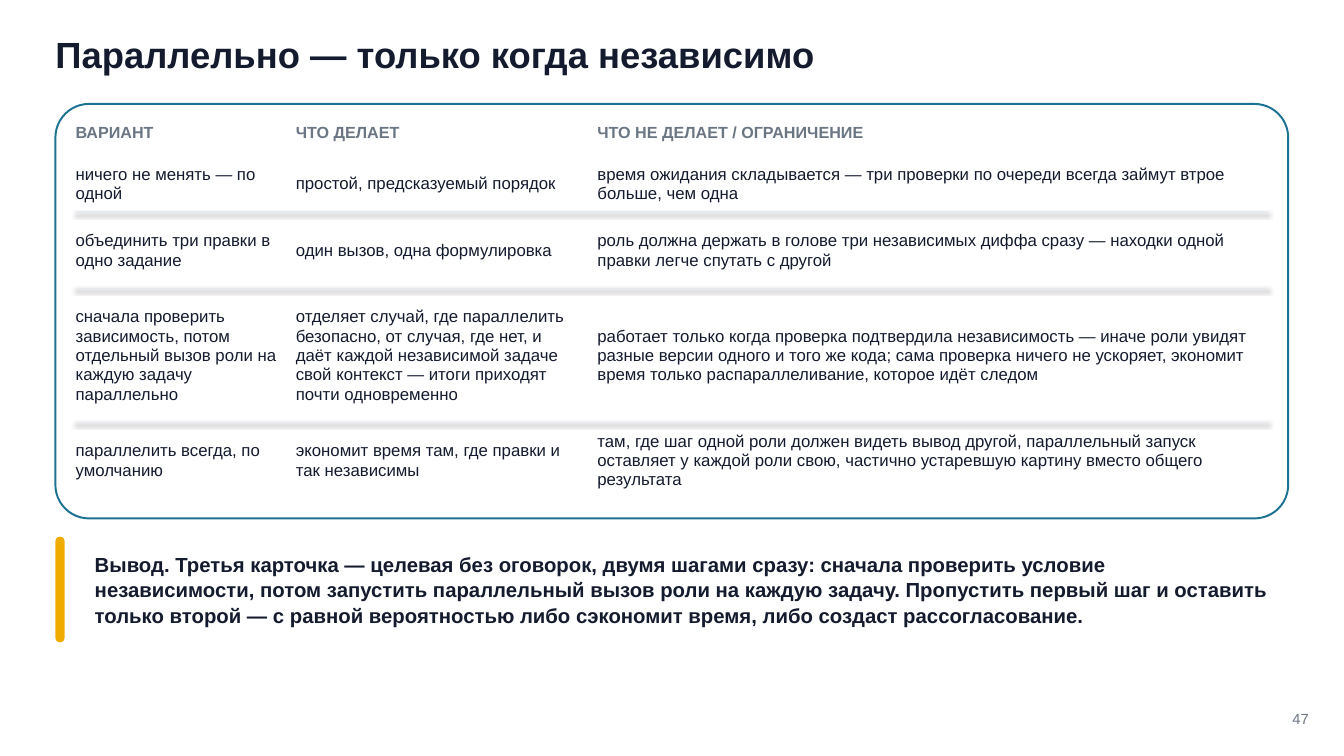
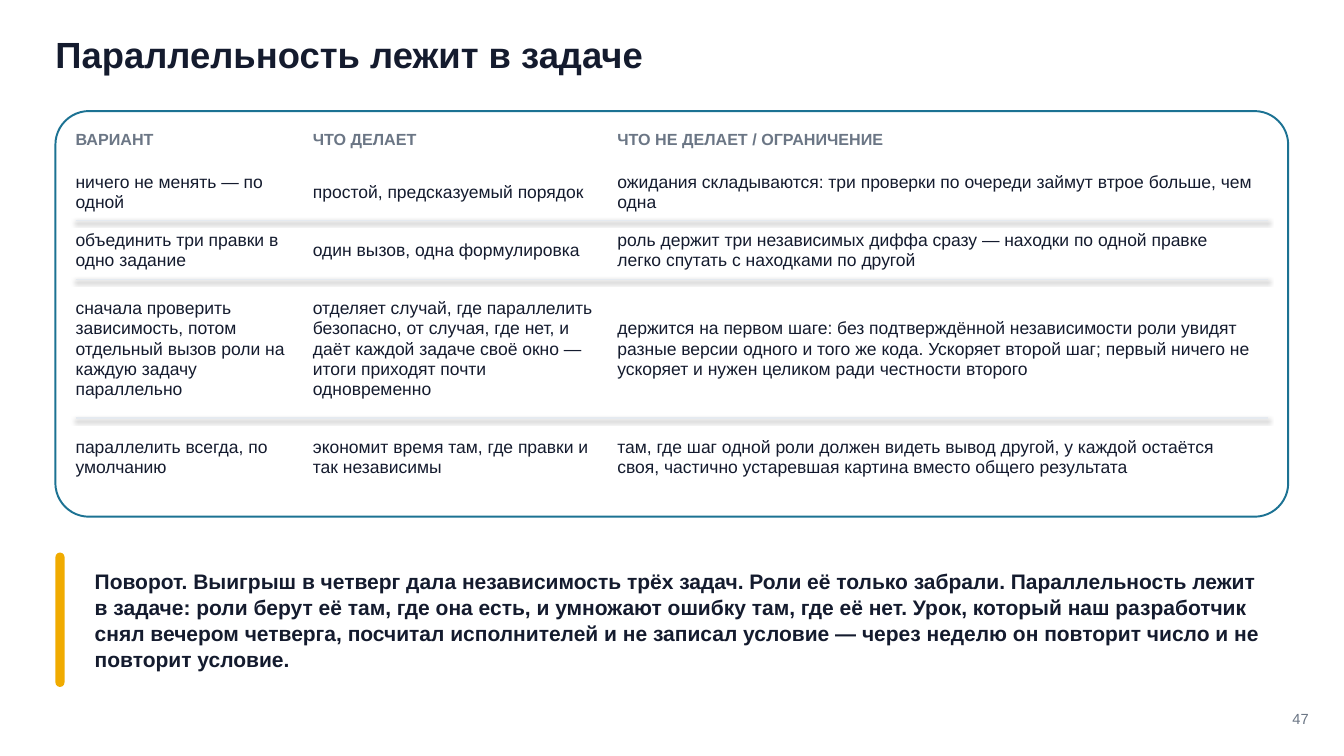
Before and after one commit to tellina-study/AI-usage-lessons, a slide deck: slide 47 of library/seminars/sem-06/rendered/sem-06.pptx. Drawn at 1344x756 pixels with LibreOffice and Linux fonts; fonts in the diff are those of the drawing. Boxes give left, top, right and bottom in pixels: in the first picture for what was removed or moved away, otherwise in the second. Text is boxed around its words. In the diff, an @@ line names an element or a change of style, - is before the commit and + after.

```diff
--- a/library/seminars/sem-06/rendered/sem-06.pptx
+++ b/library/seminars/sem-06/rendered/sem-06.pptx
@@ text at [55, 43, 643, 76]: text changed @@
-Параллельно — только когда независимо
+Параллельность лежит в задаче
@@ rounded rectangle: place and size @@
-rounded rectangle at [55, 104, 1289, 518]
+rounded rectangle at [55, 111, 1289, 516]
@@ rounded rectangle at [55, 111, 1289, 516]: proportions changed @@
@@ text "ВАРИАНТ": place and size @@
-text "ВАРИАНТ" at [76, 127, 154, 138]
+text "ВАРИАНТ" at [76, 134, 154, 145]
@@ text "ЧТО ДЕЛАЕТ": place and size @@
-text "ЧТО ДЕЛАЕТ" at [296, 127, 400, 141]
+text "ЧТО ДЕЛАЕТ" at [313, 134, 417, 148]
@@ text "ЧТО НЕ ДЕЛАЕТ / ОГРАНИЧЕНИЕ": place and size @@
-text "ЧТО НЕ ДЕЛАЕТ / ОГРАНИЧЕНИЕ" at [597, 127, 863, 141]
+text "ЧТО НЕ ДЕЛАЕТ / ОГРАНИЧЕНИЕ" at [617, 134, 883, 148]
@@ text "ничего не менять — по ...": place and size @@
-text "ничего не менять — по ..." at [76, 171, 255, 203]
+text "ничего не менять — по ..." at [76, 178, 263, 212]
@@ text "простой, предсказуемый порядок": place and size @@
-text "простой, предсказуемый порядок" at [296, 176, 555, 193]
+text "простой, предсказуемый порядок" at [313, 185, 584, 202]
@@ text at [617, 175, 1252, 212]: text changed; size 12 to 12.5 pt @@
-время ожидания складывается — три проверки по очереди всегда займут втрое больше, чем одна
+ожидания складываются: три проверки по очереди займут втрое больше, чем одна
@@ size 12 to 12.5 pt; line spacing 13.8pt to 14.4pt in 7 elements at [313, 443, 588, 473], [76, 443, 267, 477], [313, 243, 580, 260], [313, 185, 584, 202], [76, 304, 284, 399], [76, 178, 263, 212], [76, 233, 278, 270] @@
@@ line moved from (76, 212) - (1268, 212) to (76, 221) - (1268, 221) @@
@@ text "один вызов, одна формулировка": place and size @@
-text "один вызов, одна формулировка" at [296, 244, 552, 260]
+text "один вызов, одна формулировка" at [313, 243, 580, 260]
@@ text at [617, 233, 1208, 270]: text changed; size 12 to 12.5 pt @@
-роль должна держать в голове три независимых диффа сразу — находки одной правки легче спутать с другой
+роль держит три независимых диффа сразу — находки по одной правке легко спутать с находками по другой
@@ text "сначала проверить зависимость, потом отдельный ...": place and size @@
-text "сначала проверить зависимость, потом отдельный ..." at [76, 313, 277, 404]
+text "сначала проверить зависимость, потом отдельный ..." at [76, 304, 284, 399]
@@ line moved from (76, 288) - (1268, 288) to (76, 279) - (1268, 279) @@
@@ text at [313, 301, 592, 399]: text changed; size 12 to 12.5 pt @@
-отделяет случай, где параллелить безопасно, от случая, где нет, и даёт каждой независимой задаче свой контекст — итоги приходят почти одновременно
+отделяет случай, где параллелить безопасно, от случая, где нет, и даёт каждой задаче своё окно — итоги приходят почти одновременно
@@ text at [617, 321, 1249, 379]: text changed; size 12 to 12.5 pt @@
-работает только когда проверка подтвердила независимость — иначе роли увидят разные версии одного и того же кода; сама проверка ничего не ускоряет, экономит время только распараллеливание, которое идёт следом
+держится на первом шаге: без подтверждённой независимости роли увидят разные версии одного и того же кода. Ускоряет второй шаг; первый ничего не ускоряет и нужен целиком ради честности второго
@@ line moved from (76, 422) - (1268, 422) to (76, 418) - (1268, 418) @@
@@ text "экономит время там, где правки ...": place and size @@
-text "экономит время там, где правки ..." at [296, 447, 560, 476]
+text "экономит время там, где правки ..." at [313, 443, 588, 473]
@@ text at [617, 440, 1214, 477]: text changed; size 12 to 12.5 pt @@
-там, где шаг одной роли должен видеть вывод другой, параллельный запуск оставляет у каждой роли свою, частично устаревшую картину вместо общего результата
+там, где шаг одной роли должен видеть вывод другой, у каждой остаётся своя, частично устаревшая картина вместо общего результата
@@ rounded rectangle: place and size @@
-rounded rectangle at [55, 536, 65, 642]
+rounded rectangle at [55, 553, 65, 687]
@@ text at [95, 573, 1258, 672]: text changed; size 14.5 to 15 pt @@
-Вывод. Третья карточка — целевая без оговорок, двумя шагами сразу: сначала проверить условие независимости, потом запустить параллельный вызов роли на каждую задачу. Пропустить первый шаг и оставить только второй — с равной вероятностью либо сэкономит время, либо создаст рассогласование.
+Поворот. Выигрыш в четверг дала независимость трёх задач. Роли её только забрали. Параллельность лежит в задаче: роли берут её там, где она есть, и умножают ошибку там, где её нет. Урок, который наш разработчик снял вечером четверга, посчитал исполнителей и не записал условие — через неделю он повторит число и не повторит условие.
```
Also in this commit, not shown: 33 other slides changed, 8 slides added, 8 slides removed, 59 other files.
